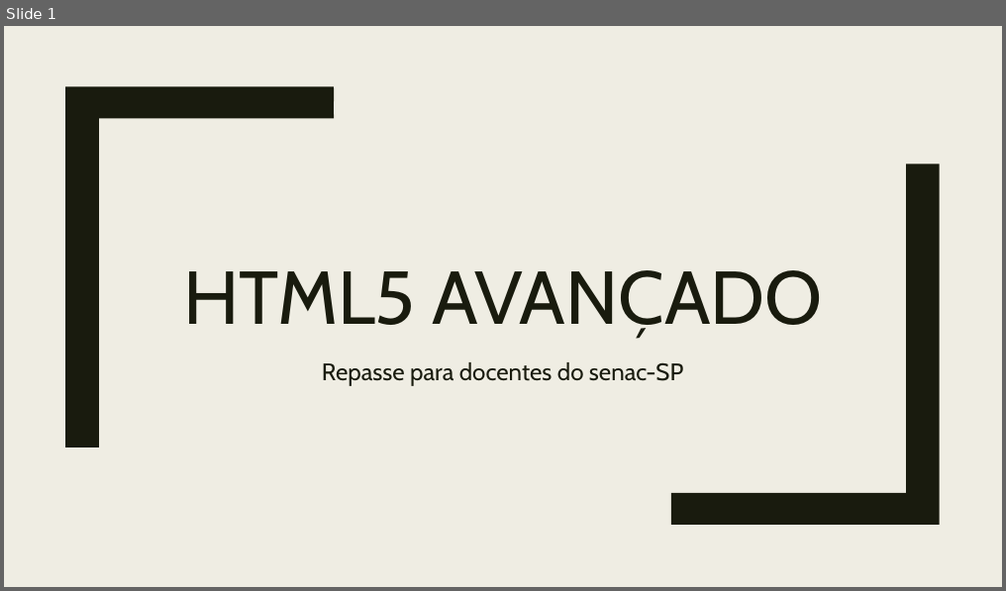
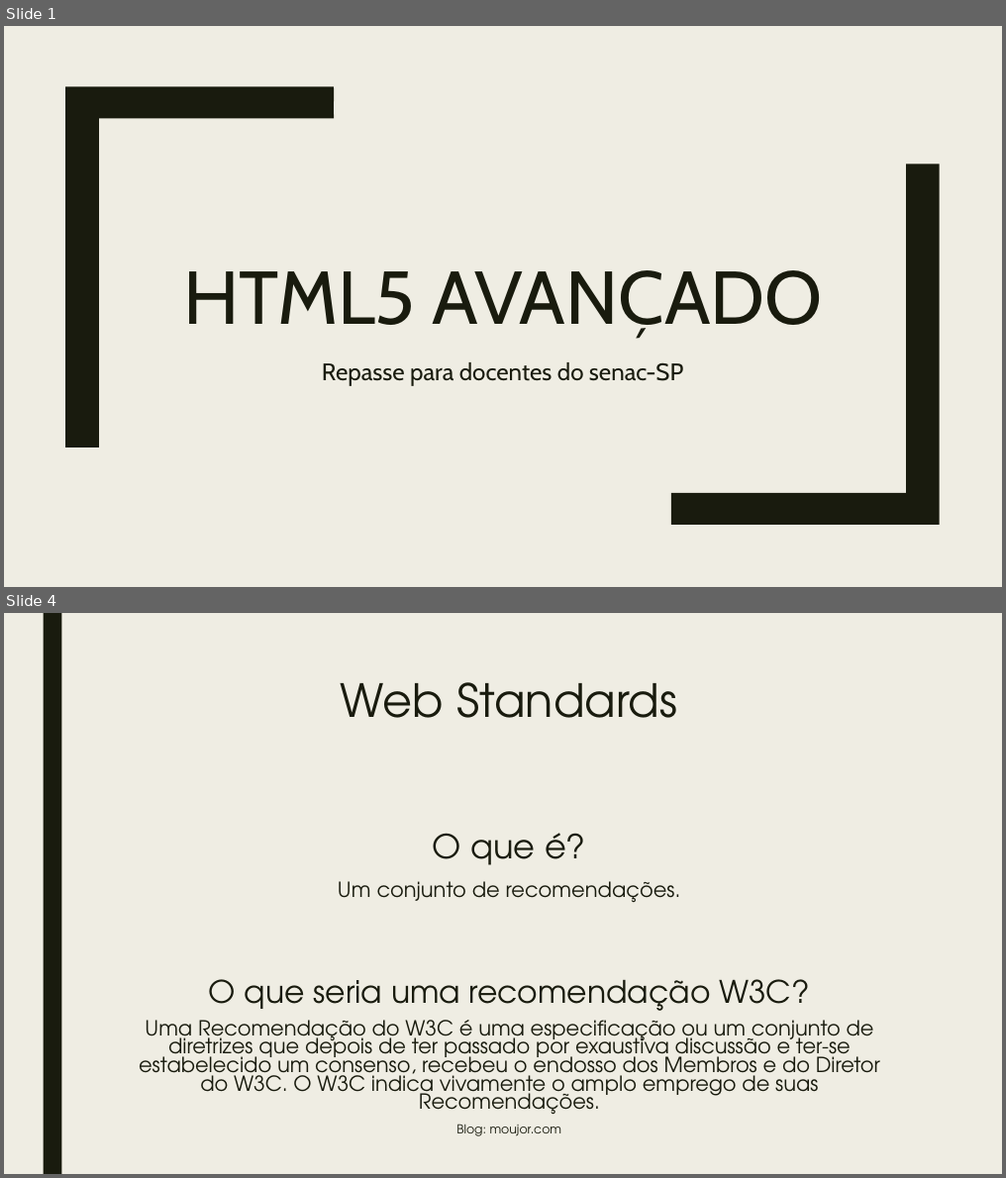
Before and after one commit to rafanonato/html5_avancado, a slide deck: @material/slide_html5.pptx. Shown one above the other, each under a label of ours: slide 1 before the commit, slides 1 and 4 after it; the slides between them are not shown. The pictures are 1006x591 and 1006x1178 pixels, drawn with LibreOffice and Linux fonts; fonts in the diff are those of the drawing. Boxes give left, top, right and bottom in pixels: in the first picture for what was removed or moved away, otherwise in the second. Text is boxed around its words. In the diff, an @@ line names an element or a change of style, - is before the commit and + after.

```diff
--- a/@material/slide_html5.pptx
+++ b/@material/slide_html5.pptx
@@ slide 4 added at <box>4,613,1002,1174</box>, background #EFEDE3 @@
@@ rectangle added at <box>43,613,61,1174</box>, fill #191B0E @@
@@ title added at <box>341,682,677,718</box>, 44 pt, text #191B0E @@
+Web Standards
@@ text added at <box>338,833,681,902</box>, 20 pt, text #191B0E @@
+O que é?
+Um conjunto de recomendações.
@@ text added at <box>139,979,880,1137</box>, 19.9 pt, text #191B0E @@
+O que seria uma recomendação W3C?
+Uma Recomendação do W3C é uma especificação ou um conjunto de diretrizes que depois de ter passado por exaustiva discussão e ter-se estabelecido um consenso, recebeu o endosso dos Membros e do Diretor do W3C. O W3C indica vivamente o amplo emprego de suas Recomendações.
+Blog: moujor.com
```
Also in this commit, not shown: 2 slides changed, 4 other slides added, 1 other file.
